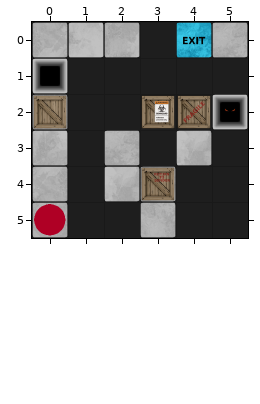
Two states of a Tiled map, Content/maps/Blocked.tmx. Above: the version before the commit.
Cells are 100x100 px. Shown: x 0..5, y 0..5.
The result:
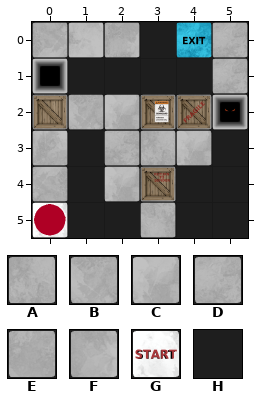
Key: from "sprite_sheet": A 21, B 40, C 46, D 50, E 53, F 55, G 92, H 102.
_ is an empty cell, . an unchanged one.
What changed:
--- layer "Blocked!"
@@ x 1..5 @@
-1 ....H
-2 HHHH.
-3 ..H..
+1 ....D
+2 BCFF.
+3 ..A..
@@ x 0..0 @@
-5 E
+5 G
